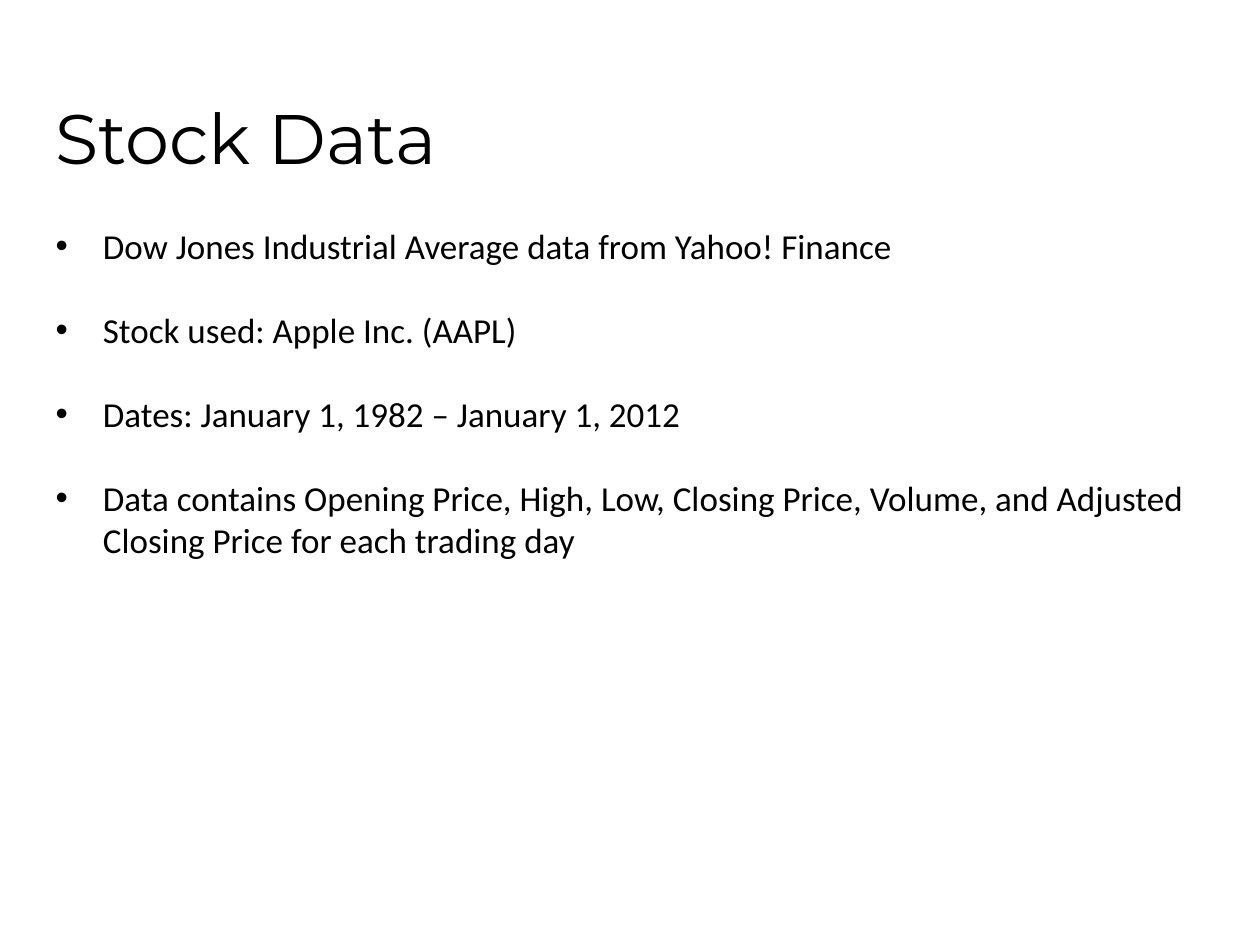
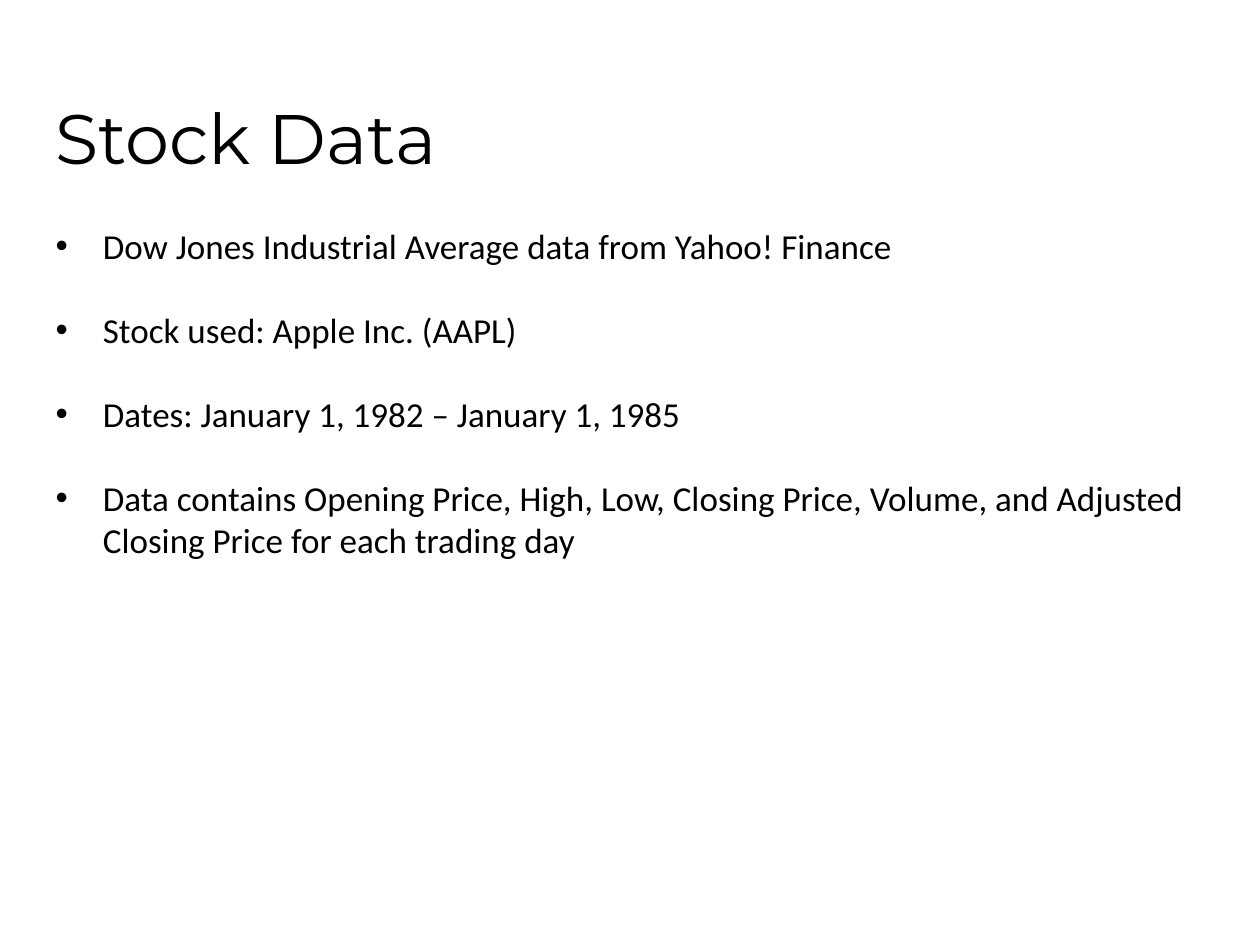
Before and after one commit to fhh23/Evolving-Stock-Market-Indicators-Using-Multi-Objective-Genetic-Algorithms, a slide deck: slide 16 of CSE848_Hormasji_Reiff_ProjectPresentation.pptx (slide 17 before the commit). Drawn at 1260x945 pixels with LibreOffice and Linux fonts; fonts in the diff are those of the drawing; background and template pictures are left out. Boxes give left, top, right and bottom in pixels: in the first picture for what was removed or moved away, otherwise in the second. Text is boxed around its words. In the diff, an @@ line names an element or a change of style, - is before the commit and + after.

```diff
--- a/CSE848_Hormasji_Reiff_ProjectPresentation.pptx
+++ b/CSE848_Hormasji_Reiff_ProjectPresentation.pptx
@@ text at <box>103,403,680,433</box>: text changed @@
-• Dates: January 1, 1982 – January 1, 2012
+• Dates: January 1, 1982 – January 1, 1985
```
Also in this commit, not shown: 10 other slides changed, 3 slides added, 1 slide removed, 3 other files.
